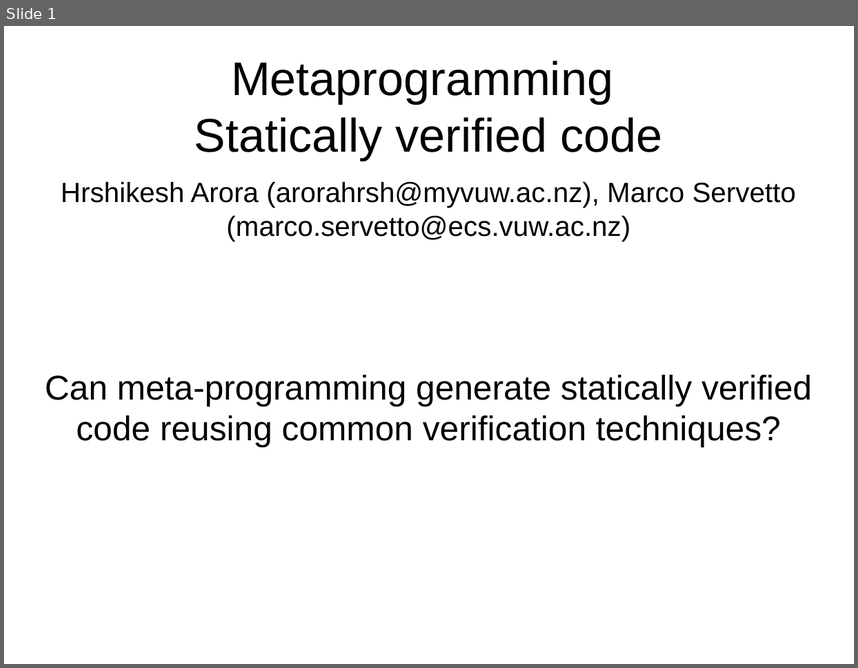
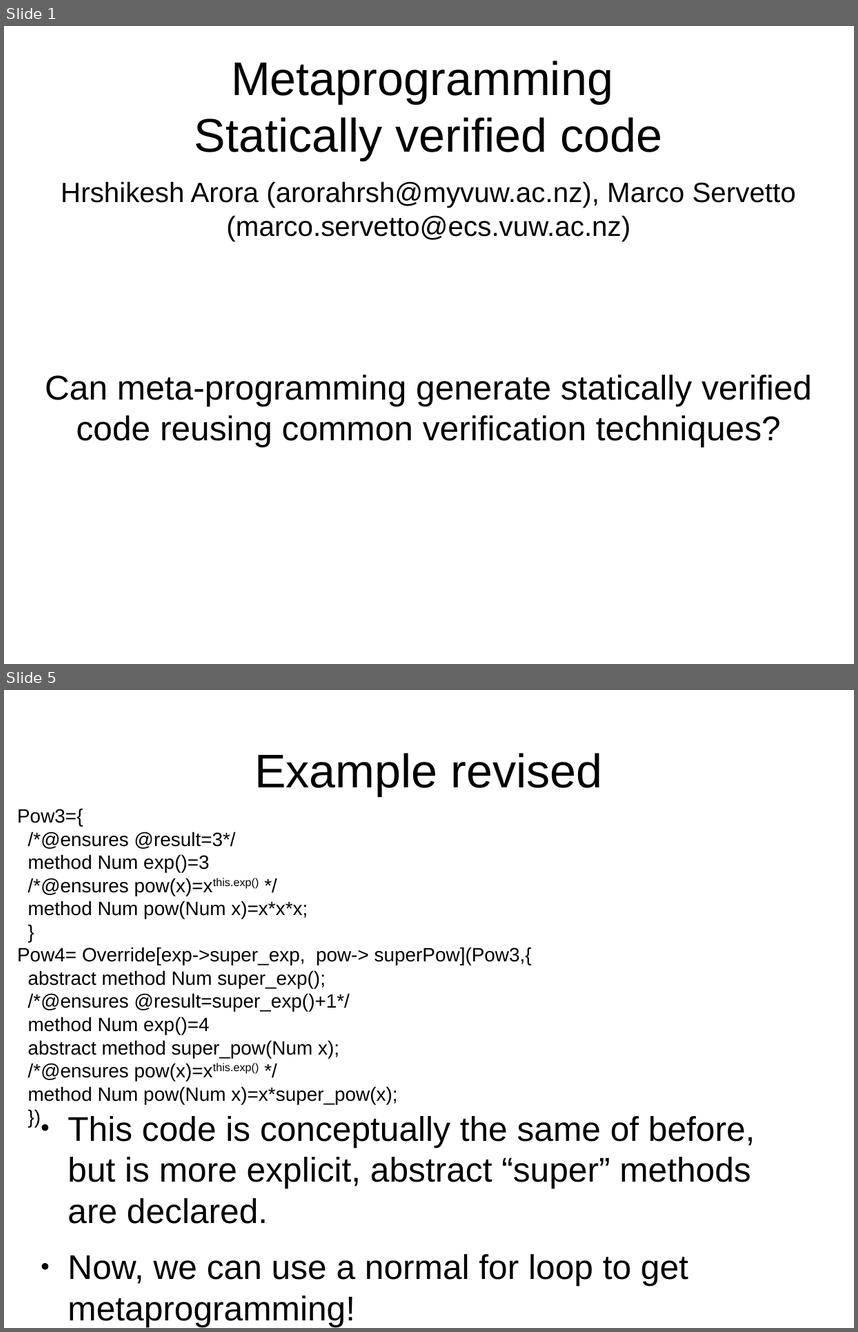
Before and after one commit to ElvisResearchGroup/L42, a slide deck: Main/papers/Sapling2/Slides.odp. Shown one above the other, each under a label of ours: slide 1 before the commit, slides 1 and 5 after it; the slides between them are not shown. The pictures are 858x668 and 858x1332 pixels, drawn with LibreOffice and Linux fonts; fonts in the diff are those of the drawing. Boxes give left, top, right and bottom in pixels: in the first picture for what was removed or moved away, otherwise in the second. Text is boxed around its words. In the diff, an @@ line names an element or a change of style, - is before the commit and + after.

```diff
--- a/Main/papers/Sapling2/Slides.odp
+++ b/Main/papers/Sapling2/Slides.odp
@@ slide 5 added at bbox=[4, 690, 854, 1328], background #FFFFFF @@
@@ title added at bbox=[254, 753, 603, 796], 44 pt, text #000000 @@
+Example revised
@@ text added at bbox=[17, 808, 532, 1104], 18 pt, text #000000 @@
+Pow3={
+/*@ensures @result=3*/
+method Num exp()=3
+/*@ensures pow(x)=xthis.exp() */
+method Num pow(Num x)=x*x*x;
+}
+Pow4= Override[exp->super_exp, pow-> superPow](Pow3,{
+abstract method Num super_exp();
+/*@ensures @result=super_exp()+1*/
+method Num exp()=4
+abstract method super_pow(Num x);
+/*@ensures pow(x)=xthis.exp() */
+method Num pow(Num x)=x*super_pow(x);
+})
@@ text added at bbox=[67, 1116, 755, 1327], 32 pt, text #000000 @@
+● This code is conceptually the same of before, but is more explicit, abstract “super” methods are declared.
+● Now, we can use a normal for loop to get metaprogramming!
```
Also in this commit, not shown: 4 other slides added, 25 other files.
